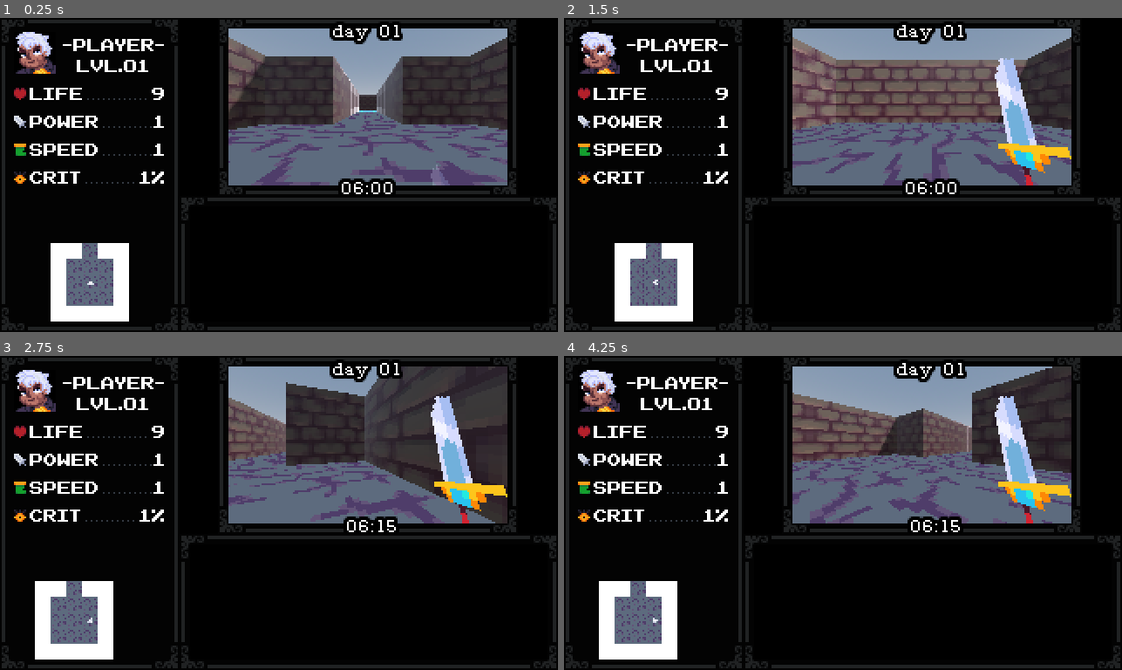
Above: before the commit, frames 1-4 (two rows, left to right).
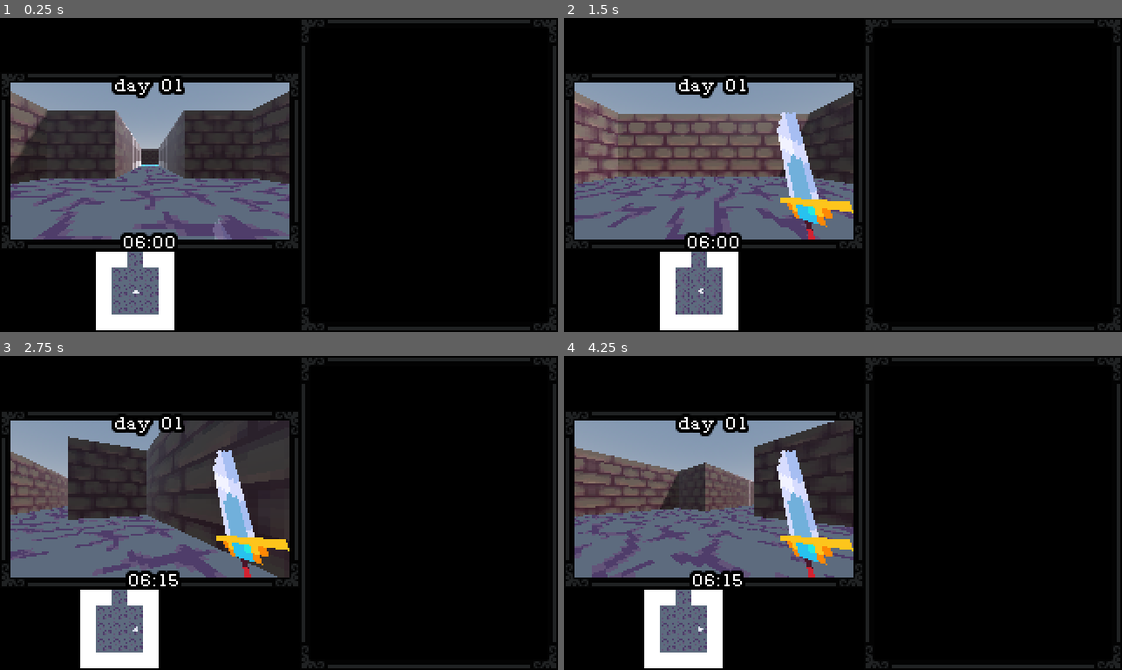
Above: after the commit, the same moments.

Repository: wholstenholmef/Tesis2025RPG
Game: Godot game, scene res://Main/World/World.tscn
The game is run twice, just before and just after one commit, with the same random seed, the same clock (stepped at 60 frames per second) and the same inputs.
Inputs:
- Up to frame 1 (0.25 s): no input
- Up to frame 2 (1.5 s): hold D (right) 0.53-1.28 s; tap Space (attack) at 0.6, 1.35 s; hold S (back) from 1.28 s (still down)
- Up to frame 3 (2.75 s): release S (back) at 2.03 s; hold D (right) from 2.03 s (still down); tap Space (attack) at 2.1 s
- Up to frame 4 (4.25 s): release D (right) at 2.78 s; hold W (forward) 2.78-3.53 s; tap Space (attack) at 2.85, 3.6 s; hold A (left) from 3.53 s (still down)

The runs differ from the first frame. In frame 1, 55% of the frame differs, in the area x 0-100%, y 0-100%; in frame 2, 56%; in frame 3, 56%; in frame 4, 56%.

Commit message:
cambio HUD

Diff:
--- a/Main/Nodes/SpatialSFX.tscn
+++ b/Main/Nodes/SpatialSFX.tscn
@@ -1,5 +1,6 @@
 [gd_scene format=3 uid="uid://dpmd3eb0pbru4"]
 
 [node name="SpatialSfx" type="AudioStreamPlayer3D"]
+volume_db = -30.0
 autoplay = true
 max_distance = 3.0
--- a/Main/World/World.tscn
+++ b/Main/World/World.tscn
@@ -42,55 +42,55 @@
 offset_bottom = 180.0
 color = Color(0, 0, 0, 1)
 
-[node name="MarginContainer" type="MarginContainer" parent="."]
-offset_left = 125.0
-offset_right = 297.0
-offset_bottom = 102.0
-
-[node name="mainViewportContainer" type="SubViewportContainer" parent="MarginContainer"]
+[node name="ScreenMarginContainer" type="MarginContainer" parent="."]
+offset_top = 31.0
+offset_right = 172.0
+offset_bottom = 133.0
+
+[node name="mainViewportContainer" type="SubViewportContainer" parent="ScreenMarginContainer"]
 layout_mode = 2
 size_flags_horizontal = 4
 size_flags_vertical = 4
 
-[node name="SubViewport" type="SubViewport" parent="MarginContainer/mainViewportContainer"]
+[node name="SubViewport" type="SubViewport" parent="ScreenMarginContainer/mainViewportContainer"]
 unique_name_in_owner = true
 handle_input_locally = false
 audio_listener_enable_3d = true
 size = Vector2i(160, 90)
 render_target_update_mode = 4
 
-[node name="VFXNodes" type="Node3D" parent="MarginContainer/mainViewportContainer/SubViewport"]
-unique_name_in_owner = true
-
-[node name="DirectionalLight3D" type="DirectionalLight3D" parent="MarginContainer/mainViewportContainer/SubViewport"]
+[node name="VFXNodes" type="Node3D" parent="ScreenMarginContainer/mainViewportContainer/SubViewport"]
+unique_name_in_owner = true
+
+[node name="DirectionalLight3D" type="DirectionalLight3D" parent="ScreenMarginContainer/mainViewportContainer/SubViewport"]
 transform = Transform3D(-0.866023, -0.433016, 0.250001, 0, 0.499998, 0.866027, -0.500003, 0.749999, -0.43301, 0, 0, 0)
 shadow_enabled = true
 
-[node name="WorldEnvironment" type="WorldEnvironment" parent="MarginContainer/mainViewportContainer/SubViewport"]
+[node name="WorldEnvironment" type="WorldEnvironment" parent="ScreenMarginContainer/mainViewportContainer/SubViewport"]
 environment = SubResource("Environment_wva17")
 
-[node name="planeMesh" type="MeshInstance3D" parent="MarginContainer/mainViewportContainer/SubViewport"]
+[node name="planeMesh" type="MeshInstance3D" parent="ScreenMarginContainer/mainViewportContainer/SubViewport"]
 visible = false
 mesh = SubResource("PlaneMesh_dljvl")
 skeleton = NodePath("../../../..")
 
-[node name="Warrior" parent="MarginContainer/mainViewportContainer/SubViewport" instance=ExtResource("1_iefsm")]
+[node name="Warrior" parent="ScreenMarginContainer/mainViewportContainer/SubViewport" instance=ExtResource("1_iefsm")]
 unique_name_in_owner = true
 transform = Transform3D(1, 0, 0, 0, 1, 0, 0, 0, 1, 1, 0.5, 1)
 
-[node name="weaponSprite" parent="MarginContainer/mainViewportContainer/SubViewport/Warrior" index="3"]
+[node name="weaponSprite" parent="ScreenMarginContainer/mainViewportContainer/SubViewport/Warrior" index="3"]
 transform = Transform3D(0.0233537, 0.00960688, -0.999676, 0.29527, 0.955279, 0.0160779, 0.955129, -0.295551, 0.0194725, 0.134, -0.02, -0.171)
 
-[node name="FluteSprite" parent="MarginContainer/mainViewportContainer/SubViewport/Warrior" index="4"]
+[node name="FluteSprite" parent="ScreenMarginContainer/mainViewportContainer/SubViewport/Warrior" index="4"]
 transform = Transform3D(1, 0, 0, 0, 0.996195, -0.0871557, 0, 0.0871557, 0.996195, 0, -0.1, -0.174)
 
-[node name="enemyMarker" parent="MarginContainer/mainViewportContainer/SubViewport/Warrior" index="7"]
+[node name="enemyMarker" parent="ScreenMarginContainer/mainViewportContainer/SubViewport/Warrior" index="7"]
 transform = Transform3D(1, 0, 0, 0, 1, 0, 0, 0, 1, 0, 0, -1)
 
-[node name="EnemiesNode" type="Node3D" parent="MarginContainer/mainViewportContainer/SubViewport"]
-unique_name_in_owner = true
-
-[node name="GeometryGridMap" type="GridMap" parent="MarginContainer/mainViewportContainer/SubViewport"]
+[node name="EnemiesNode" type="Node3D" parent="ScreenMarginContainer/mainViewportContainer/SubViewport"]
+unique_name_in_owner = true
+
+[node name="GeometryGridMap" type="GridMap" parent="ScreenMarginContainer/mainViewportContainer/SubViewport"]
 unique_name_in_owner = true
 mesh_library = ExtResource("3_gx3tb")
 data = {
@@ -98,17 +98,17 @@
 }
 metadata/_editor_floor_ = Vector3(0, 0, 0)
 
-[node name="ScenesGridMap" type="GridMap" parent="MarginContainer/mainViewportContainer/SubViewport"]
+[node name="ScenesGridMap" type="GridMap" parent="ScreenMarginContainer/mainViewportContainer/SubViewport"]
 unique_name_in_owner = true
 mesh_library = ExtResource("4_g6k2w")
 
-[node name="Fireflies" type="AudioStreamPlayer3D" parent="MarginContainer/mainViewportContainer/SubViewport"]
+[node name="Fireflies" type="AudioStreamPlayer3D" parent="ScreenMarginContainer/mainViewportContainer/SubViewport"]
 transform = Transform3D(1, 0, 0, 0, 1, 0, 0, 0, 1, -5, 1, -9)
 stream = ExtResource("5_oj6hi")
 autoplay = true
 max_distance = 3.0
 
-[node name="NinePatchRect" type="NinePatchRect" parent="MarginContainer"]
+[node name="NinePatchRect" type="NinePatchRect" parent="ScreenMarginContainer"]
 layout_mode = 2
 texture = ExtResource("2_4wjgg")
 region_rect = Rect2(0, 0, 48, 48)
@@ -117,7 +117,7 @@
 patch_margin_right = 16
 patch_margin_bottom = 16
 
-[node name="dayLabel" type="RichTextLabel" parent="MarginContainer"]
+[node name="dayLabel" type="RichTextLabel" parent="ScreenMarginContainer"]
 unique_name_in_owner = true
 custom_minimum_size = Vector2(0, 15)
 layout_mode = 2
@@ -127,7 +127,7 @@
 bbcode_enabled = true
 text = "[center]day 01"
 
-[node name="hourLabel" type="RichTextLabel" parent="MarginContainer"]
+[node name="hourLabel" type="RichTextLabel" parent="ScreenMarginContainer"]
 unique_name_in_owner = true
 clip_contents = false
 custom_minimum_size = Vector2(0, 12)
@@ -139,17 +139,12 @@
 text = "[center]06:00"
 scroll_active = false
 
-[node name="Label" type="Label" parent="."]
-offset_left = 42.0
-offset_right = 89.0
-offset_bottom = 12.0
-text = "player"
-
-[node name="MarginContainer2" type="MarginContainer" parent="."]
+[node name="StatsMarginContainer" type="MarginContainer" parent="."]
+visible = false
 offset_right = 103.0
 offset_bottom = 180.0
 
-[node name="NinePatchRect" type="NinePatchRect" parent="MarginContainer2"]
+[node name="NinePatchRect" type="NinePatchRect" parent="StatsMarginContainer"]
 clip_contents = true
 layout_mode = 2
 texture = ExtResource("3_mevsg")
@@ -159,164 +154,164 @@
 patch_margin_right = 16
 patch_margin_bottom = 16
 
-[node name="MarginContainer" type="MarginContainer" parent="MarginContainer2"]
+[node name="MarginContainer" type="MarginContainer" parent="StatsMarginContainer"]
 layout_mode = 2
 theme_override_constants/margin_left = 8
 theme_override_constants/margin_top = 8
 theme_override_constants/margin_right = 8
 theme_override_constants/margin_bottom = 8
 
-[node name="VBoxContainer2" type="VBoxContainer" parent="MarginContainer2/MarginContainer"]
-layout_mode = 2
-
-[node name="VBoxContainer" type="HBoxContainer" parent="MarginContainer2/MarginContainer/VBoxContainer2"]
+[node name="VBoxContainer2" type="VBoxContainer" parent="StatsMarginContainer/MarginContainer"]
+layout_mode = 2
+
+[node name="VBoxContainer" type="HBoxContainer" parent="StatsMarginContainer/MarginContainer/VBoxContainer2"]
 layout_mode = 2
 size_flags_vertical = 0
 
-[node name="TextureRect" type="TextureRect" parent="MarginContainer2/MarginContainer/VBoxContainer2/VBoxContainer"]
+[node name="TextureRect" type="TextureRect" parent="StatsMarginContainer/MarginContainer/VBoxContainer2/VBoxContainer"]
 layout_mode = 2
 size_flags_vertical = 0
 texture = ExtResource("3_0f7xi")
 stretch_mode = 4
 
-[node name="HBoxContainer" type="VBoxContainer" parent="MarginContainer2/MarginContainer/VBoxContainer2/VBoxContainer"]
+[node name="HBoxContainer" type="VBoxContainer" parent="StatsMarginContainer/MarginContainer/VBoxContainer2/VBoxContainer"]
 layout_mode = 2
 size_flags_horizontal = 3
 theme_override_constants/separation = 0
 alignment = 1
 
-[node name="Label" type="Label" parent="MarginContainer2/MarginContainer/VBoxContainer2/VBoxContainer/HBoxContainer"]
+[node name="Label" type="Label" parent="StatsMarginContainer/MarginContainer/VBoxContainer2/VBoxContainer/HBoxContainer"]
 layout_mode = 2
 text = "-PLAYER-"
 horizontal_alignment = 1
 
-[node name="levelLabel" type="Label" parent="MarginContainer2/MarginContainer/VBoxContainer2/VBoxContainer/HBoxContainer"]
+[node name="levelLabel" type="Label" parent="StatsMarginContainer/MarginContainer/VBoxContainer2/VBoxContainer/HBoxContainer"]
 unique_name_in_owner = true
 layout_mode = 2
 text = "lvl. 01"
 horizontal_alignment = 1
 
-[node name="lifeContainer" type="HBoxContainer" parent="MarginContainer2/MarginContainer/VBoxContainer2"]
+[node name="lifeContainer" type="HBoxContainer" parent="StatsMarginContainer/MarginContainer/VBoxContainer2"]
 layout_mode = 2
 size_flags_vertical = 4
 theme_override_constants/separation = 1
 
-[node name="heartIcon" type="TextureRect" parent="MarginContainer2/MarginContainer/VBoxContainer2/lifeContainer"]
+[node name="heartIcon" type="TextureRect" parent="StatsMarginContainer/MarginContainer/VBoxContainer2/lifeContainer"]
 layout_mode = 2
 size_flags_vertical = 8
 size_flags_stretch_ratio = 0.0
 texture = ExtResource("5_5qhlv")
 stretch_mode = 2
 
-[node name="heartLabel" type="Label" parent="MarginContainer2/MarginContainer/VBoxContainer2/lifeContainer"]
+[node name="heartLabel" type="Label" parent="StatsMarginContainer/MarginContainer/VBoxContainer2/lifeContainer"]
 layout_mode = 2
 text = "life"
 
-[node name="dotSpacing" type="TextureRect" parent="MarginContainer2/MarginContainer/VBoxContainer2/lifeContainer"]
+[node name="dotSpacing" type="TextureRect" parent="StatsMarginContainer/MarginContainer/VBoxContainer2/lifeContainer"]
 layout_mode = 2
 size_flags_horizontal = 3
 texture = ExtResource("6_07v2x")
 expand_mode = 2
 stretch_mode = 1
 
-[node name="lifeValueLabel" type="Label" parent="MarginContainer2/MarginContainer/VBoxContainer2/lifeContainer"]
+[node name="lifeValueLabel" type="Label" parent="StatsMarginContainer/MarginContainer/VBoxContainer2/lifeContainer"]
 unique_name_in_owner = true
 layout_mode = 2
 size_flags_horizontal = 8
 text = "9"
 
-[node name="powerContainer" type="HBoxContainer" parent="MarginContainer2/MarginContainer/VBoxContainer2"]
+[node name="powerContainer" type="HBoxContainer" parent="StatsMarginContainer/MarginContainer/VBoxContainer2"]
 layout_mode = 2
 size_flags_vertical = 4
 theme_override_constants/separation = 1
 
-[node name="heartIcon" type="TextureRect" parent="MarginContainer2/MarginContainer/VBoxContainer2/powerContainer"]
+[node name="heartIcon" type="TextureRect" parent="StatsMarginContainer/MarginContainer/VBoxContainer2/powerContainer"]
 layout_mode = 2
 size_flags_vertical = 8
 size_flags_stretch_ratio = 0.0
 texture = ExtResource("7_iiv5h")
 stretch_mode = 2
 
-[node name="heartLabel" type="Label" parent="MarginContainer2/MarginContainer/VBoxContainer2/powerContainer"]
+[node name="heartLabel" type="Label" parent="StatsMarginContainer/MarginContainer/VBoxContainer2/powerContainer"]
 layout_mode = 2
 text = "power"
 
-[node name="dotSpacing" type="TextureRect" parent="MarginContainer2/MarginContainer/VBoxContainer2/powerContainer"]
+[node name="dotSpacing" type="TextureRect" parent="StatsMarginContainer/MarginContainer/VBoxContainer2/powerContainer"]
 layout_mode = 2
 size_flags_horizontal = 3
 texture = ExtResource("6_07v2x")
 expand_mode = 2
 stretch_mode = 1
 
-[node name="powerValueLabel" type="Label" parent="MarginContainer2/MarginContainer/VBoxContainer2/powerContainer"]
+[node name="powerValueLabel" type="Label" parent="StatsMarginContainer/MarginContainer/VBoxContainer2/powerContainer"]
 unique_name_in_owner = true
 layout_mode = 2
 size_flags_horizontal = 8
 text = "9"
 
-[node name="speedContainer" type="HBoxContainer" parent="MarginContainer2/MarginContainer/VBoxContainer2"]
+[node name="speedContainer" type="HBoxContainer" parent="StatsMarginContainer/MarginContainer/VBoxContainer2"]
 layout_mode = 2
 size_flags_vertical = 4
 theme_override_constants/separation = 1
 
-[node name="heartIcon" type="TextureRect" parent="MarginContainer2/MarginContainer/VBoxContainer2/speedContainer"]
+[node name="heartIcon" type="TextureRect" parent="StatsMarginContainer/MarginContainer/VBoxContainer2/speedContainer"]
 layout_mode = 2
 size_flags_vertical = 8
 size_flags_stretch_ratio = 0.0
 texture = ExtResource("8_n5x8u")
 stretch_mode = 2
 
-[node name="heartLabel" type="Label" parent="MarginContainer2/MarginContainer/VBoxContainer2/speedContainer"]
+[node name="heartLabel" type="Label" parent="StatsMarginContainer/MarginContainer/VBoxContainer2/speedContainer"]
 layout_mode = 2
 text = "speed"
 
-[node name="dotSpacing" type="TextureRect" parent="MarginContainer2/MarginContainer/VBoxContainer2/speedContainer"]
+[node name="dotSpacing" type="TextureRect" parent="StatsMarginContainer/MarginContainer/VBoxContainer2/speedContainer"]
 layout_mode = 2
 size_flags_horizontal = 3
 texture = ExtResource("6_07v2x")
 expand_mode = 2
 stretch_mode = 1
 
-[node name="speedValueLabel" type="Label" parent="MarginContainer2/MarginContainer/VBoxContainer2/speedContainer"]
+[node name="speedValueLabel" type="Label" parent="StatsMarginContainer/MarginContainer/VBoxContainer2/speedContainer"]
 unique_name_in_owner = true
 layout_mode = 2
 size_flags_horizontal = 8
 text = "9"
 
-[node name="CritContainer" type="HBoxContainer" parent="MarginContainer2/MarginContainer/VBoxContainer2"]
+[node name="CritContainer" type="HBoxContainer" parent="StatsMarginContainer/MarginContainer/VBoxContainer2"]
 layout_mode = 2
 size_flags_vertical = 4
 theme_override_constants/separation = 1
 
-[node name="heartIcon" type="TextureRect" parent="MarginContainer2/MarginContainer/VBoxContainer2/CritContainer"]
+[node name="heartIcon" type="TextureRect" parent="StatsMarginContainer/MarginContainer/VBoxContainer2/CritContainer"]
 layout_mode = 2
 size_flags_vertical = 8
 size_flags_stretch_ratio = 0.0
 texture = ExtResource("11_2etf5")
 stretch_mode = 2
 
-[node name="heartLabel" type="Label" parent="MarginContainer2/MarginContainer/VBoxContainer2/CritContainer"]
+[node name="heartLabel" type="Label" parent="StatsMarginContainer/MarginContainer/VBoxContainer2/CritContainer"]
 layout_mode = 2
 text = "crit"
 
-[node name="dotSpacing" type="TextureRect" parent="MarginContainer2/MarginContainer/VBoxContainer2/CritContainer"]
+[node name="dotSpacing" type="TextureRect" parent="StatsMarginContainer/MarginContainer/VBoxContainer2/CritContainer"]
 layout_mode = 2
 size_flags_horizontal = 3
 texture = ExtResource("6_07v2x")
 expand_mode = 2
 stretch_mode = 1
 
-[node name="critChanceLabel" type="Label" parent="MarginContainer2/MarginContainer/VBoxContainer2/CritContainer"]
+[node name="critChanceLabel" type="Label" parent="StatsMarginContainer/MarginContainer/VBoxContainer2/CritContainer"]
 unique_name_in_owner = true
 layout_mode = 2
 size_flags_horizontal = 8
 text = "9"
 
 [node name="minimapViewportContainer" type="SubViewportContainer" parent="."]
-offset_left = 12.0
-offset_top = 129.0
-offset_right = 92.0
-offset_bottom = 174.0
+offset_left = 38.0
+offset_top = 134.0
+offset_right = 118.0
+offset_bottom = 179.0
 
 [node name="SubViewport" type="SubViewport" parent="minimapViewportContainer"]
 transparent_bg = true
@@ -332,10 +327,12 @@
 script = ExtResource("13_i078a")
 
 [node name="messageLogNode" parent="." instance=ExtResource("12_iesje")]
-
-[connection signal="attacked" from="MarginContainer/mainViewportContainer/SubViewport/Warrior" to="." method="_on_warrior_attacked"]
-[connection signal="leveling_up" from="MarginContainer/mainViewportContainer/SubViewport/Warrior" to="." method="_on_warrior_leveling_up"]
-[connection signal="movement" from="MarginContainer/mainViewportContainer/SubViewport/Warrior" to="." method="_on_warrior_movement"]
-[connection signal="turn_finished" from="MarginContainer/mainViewportContainer/SubViewport/Warrior" to="." method="_on_warrior_turn_finished"]
-
-[editable path="MarginContainer/mainViewportContainer/SubViewport/Warrior"]
+offset_left = 172.0
+offset_top = 0.0
+
+[connection signal="attacked" from="ScreenMarginContainer/mainViewportContainer/SubViewport/Warrior" to="." method="_on_warrior_attacked"]
+[connection signal="leveling_up" from="ScreenMarginContainer/mainViewportContainer/SubViewport/Warrior" to="." method="_on_warrior_leveling_up"]
+[connection signal="movement" from="ScreenMarginContainer/mainViewportContainer/SubViewport/Warrior" to="." method="_on_warrior_movement"]
+[connection signal="turn_finished" from="ScreenMarginContainer/mainViewportContainer/SubViewport/Warrior" to="." method="_on_warrior_turn_finished"]
+
+[editable path="ScreenMarginContainer/mainViewportContainer/SubViewport/Warrior"]
Not shown: 8 places in dungeon_gridmap.tres that only renumber resources
Not shown: 2 places in dungeon_scenes_gridmap.tres that only renumber resources
